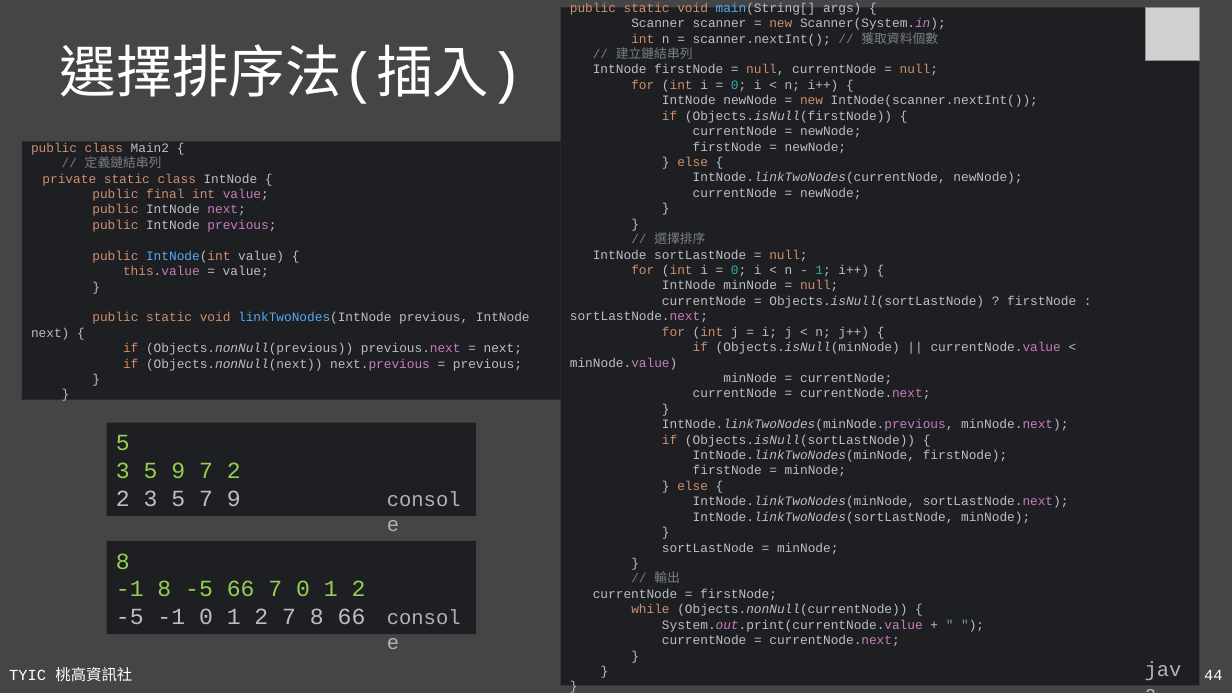
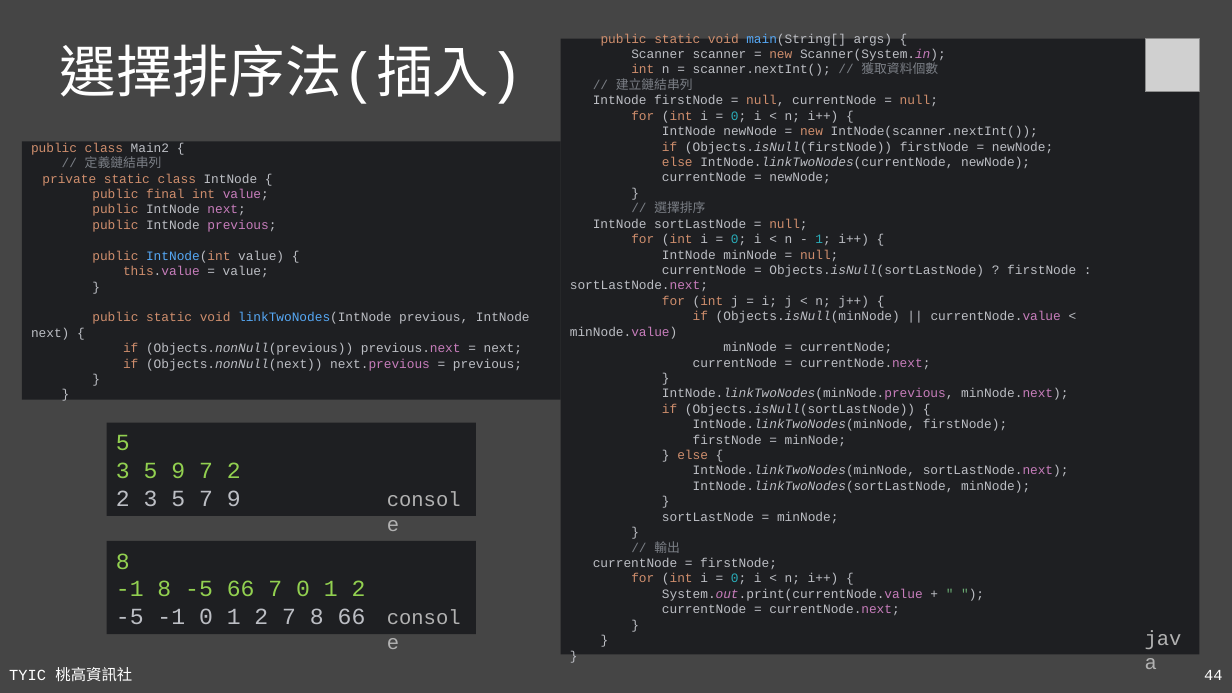
Before and after one commit to TYSHIC/slides, a slide deck: slide 44 of ppt/90_基礎資料結構與演算法.pptx. Drawn at 1232x693 pixels with LibreOffice and Linux fonts; fonts in the diff are those of the drawing; grey boxes stand for pictures. Boxes give left, top, right and bottom in pixels: in the first picture for what was removed or moved away, otherwise in the second. Text is boxed around its words. In the diff, an @@ line names an element or a change of style, - is before the commit and + after.

Commit message:
feat: quick_sort

```diff
--- a/ppt/90_基礎資料結構與演算法.pptx
+++ b/ppt/90_基礎資料結構與演算法.pptx
@@ rectangle "public static void main(String[] args) ...": place and size @@
-rectangle "public static void main(String[] args) ..." at (561, 7, 1200, 686)
+rectangle "public static void main(String[] args) ..." at (561, 39, 1200, 654)
@@ text in rectangle at (570, 33, 1076, 615): text changed @@
-public static void main(String[] args) {
-Scanner scanner = new Scanner(System.in);
-int n = scanner.nextInt(); // 獲取資料個數
-// 建立鏈結串列
-IntNode firstNode = null, currentNode = null;
-for (int i = 0; i < n; i++) {
-IntNode newNode = new IntNode(scanner.nextInt());
-if (Objects.isNull(firstNode)) {
-currentNode = newNode;
-firstNode = newNode;
-} else {
-IntNode.linkTwoNodes(currentNode, newNode);
-currentNode = newNode;
-}
-}
-// 選擇排序
-IntNode sortLastNode = null;
-for (int i = 0; i < n - 1; i++) {
-IntNode minNode = null;
-currentNode = Objects.isNull(sortLastNode) ? firstNode : sortLastNode.next;
-for (int j = i; j < n; j++) {
-if (Objects.isNull(minNode) || currentNode.value < minNode.value)
-minNode = currentNode;
-currentNode = currentNode.next;
-}
-IntNode.linkTwoNodes(minNode.previous, minNode.next);
-if (Objects.isNull(sortLastNode)) {
-IntNode.linkTwoNodes(minNode, firstNode);
-firstNode = minNode;
-} else {
-IntNode.linkTwoNodes(minNode, sortLastNode.next);
-IntNode.linkTwoNodes(sortLastNode, minNode);
-}
-sortLastNode = minNode;
-}
-// 輸出
-currentNode = firstNode;
-while (Objects.nonNull(currentNode)) {
-System.out.print(currentNode.value + " ");
-currentNode = currentNode.next;
-}
-}
-}
+public static void main(String[] args) {
+Scanner scanner = new Scanner(System.in);
+int n = scanner.nextInt(); // 獲取資料個數
+// 建立鏈結串列
+IntNode firstNode = null, currentNode = null;
+for (int i = 0; i < n; i++) {
+IntNode newNode = new IntNode(scanner.nextInt());
+if (Objects.isNull(firstNode)) firstNode = newNode;
+else IntNode.linkTwoNodes(currentNode, newNode);
+currentNode = newNode;
+}
+// 選擇排序
+IntNode sortLastNode = null;
+for (int i = 0; i < n - 1; i++) {
+IntNode minNode = null;
+currentNode = Objects.isNull(sortLastNode) ? firstNode : sortLastNode.next;
+for (int j = i; j < n; j++) {
+if (Objects.isNull(minNode) || currentNode.value < minNode.value)
+minNode = currentNode;
+currentNode = currentNode.next;
+}
+IntNode.linkTwoNodes(minNode.previous, minNode.next);
+if (Objects.isNull(sortLastNode)) {
+IntNode.linkTwoNodes(minNode, firstNode);
+firstNode = minNode;
+} else {
+IntNode.linkTwoNodes(minNode, sortLastNode.next);
+IntNode.linkTwoNodes(sortLastNode, minNode);
+}
+sortLastNode = minNode;
+}
+// 輸出
+currentNode = firstNode;
+for (int i = 0; i < n; i++) {
+System.out.print(currentNode.value + " ");
+currentNode = currentNode.next;
+}
+}
+}
@@ picture: place and size @@
-picture at (1145, 7, 1200, 61)
+picture at (1145, 39, 1200, 92)
@@ text "java": place and size @@
-text "java" at (1136, 652, 1200, 686)
+text "java" at (1136, 620, 1200, 654)
```
Also in this commit, not shown: 7 other slides changed, 21 other files.
